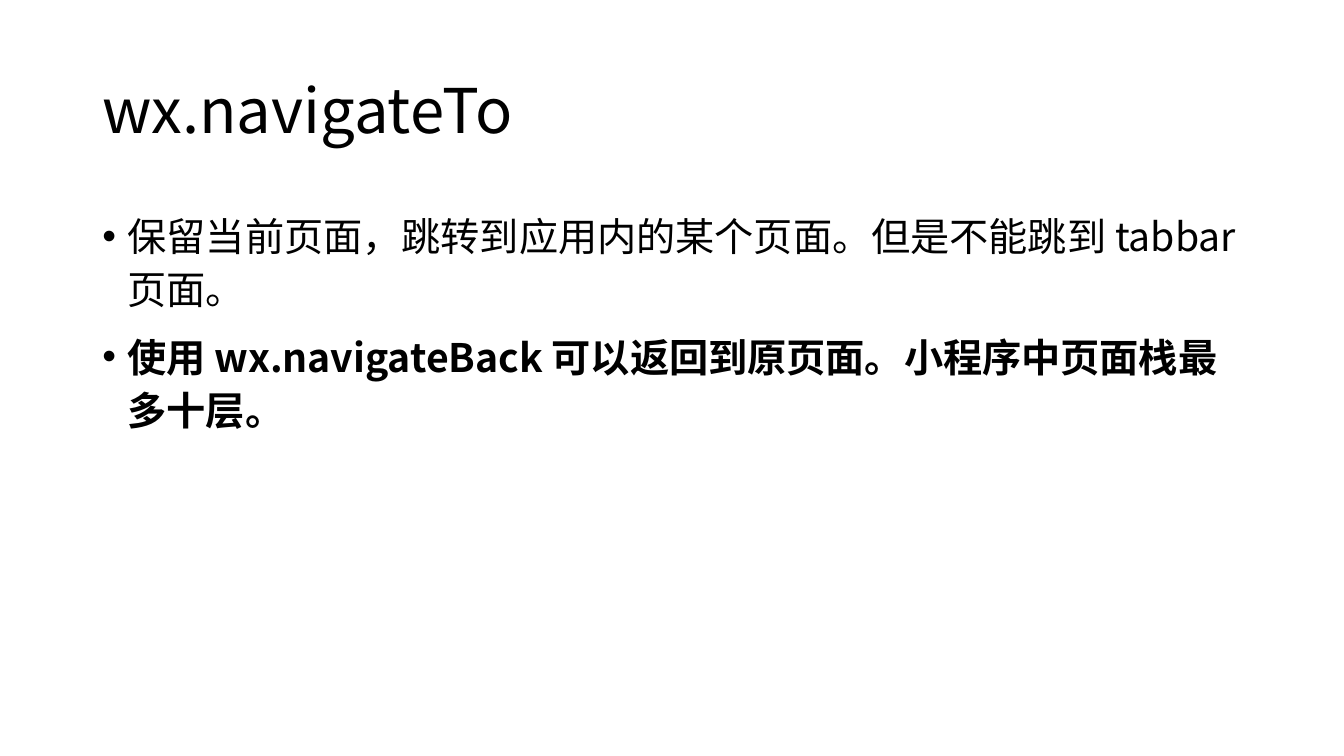
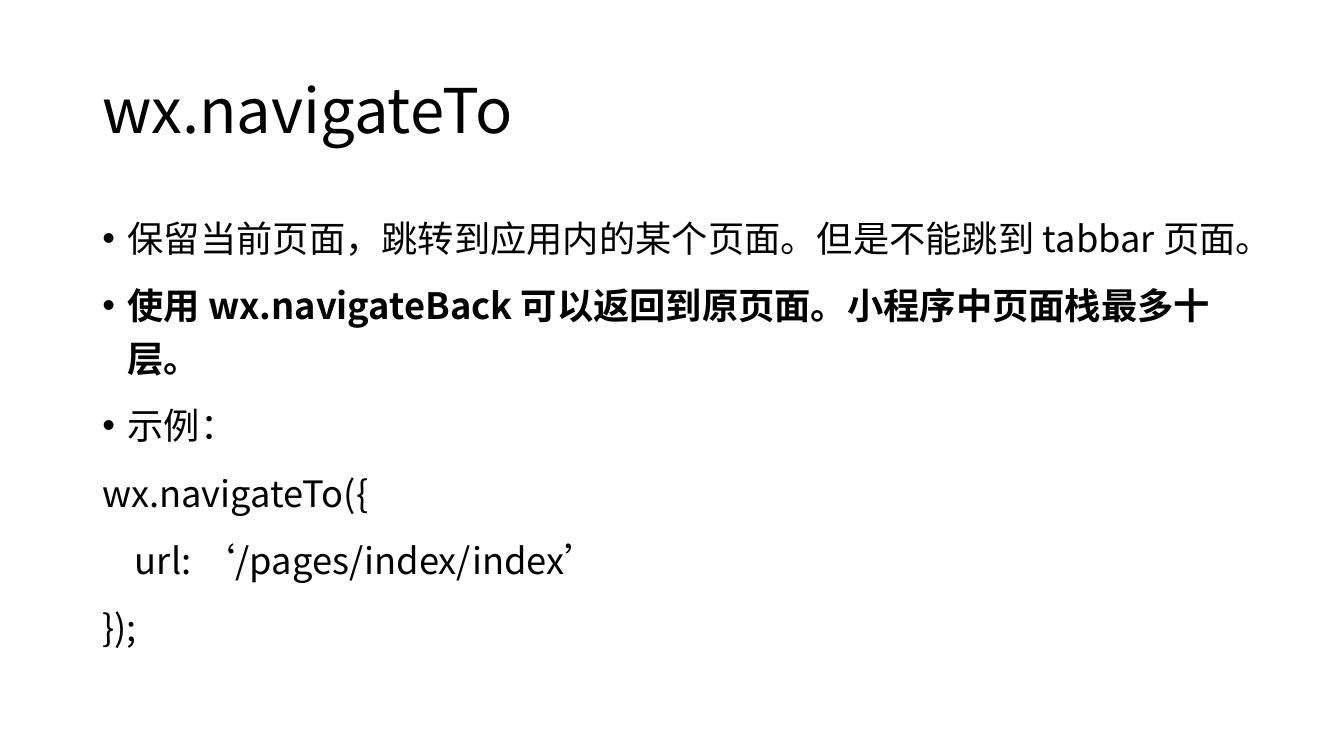
Before and after one commit to edu2act/course-wechat-and-miniprogram, a slide deck: slide 7 of materials/ch02/ch02_6-路由.pptx. Drawn at 1344x756 pixels with LibreOffice and Linux fonts; fonts in the diff are those of the drawing. Boxes give left, top, right and bottom in pixels: in the first picture for what was removed or moved away, otherwise in the second. Text is boxed around its words. In the diff, an @@ line names an element or a change of style, - is before the commit and + after.

```diff
--- a/materials/ch02/ch02_6-路由.pptx
+++ b/materials/ch02/ch02_6-路由.pptx
@@ text at (128,221,1272,376): size 28 to 25.9 pt in "保留当前页面，跳转到应用内的某个页面。但是不能跳到 tabbar 页面。", "使用 wx.navigateBack 可以返回到原页面。小程序中页面栈最多十层。" @@
@@ text at (102,408,600,583): paragraphs added @@
+• 示例：
+wx.navigateTo({
+url: ‘/pages/index/index’
+});
```
Also in this commit, not shown: 3 other slides changed, 8 other files.
